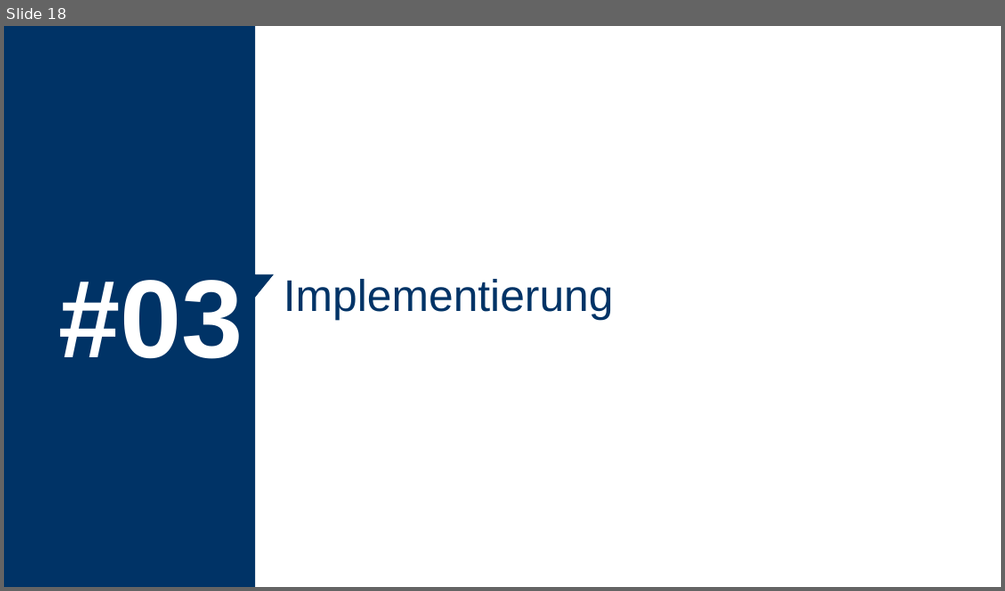
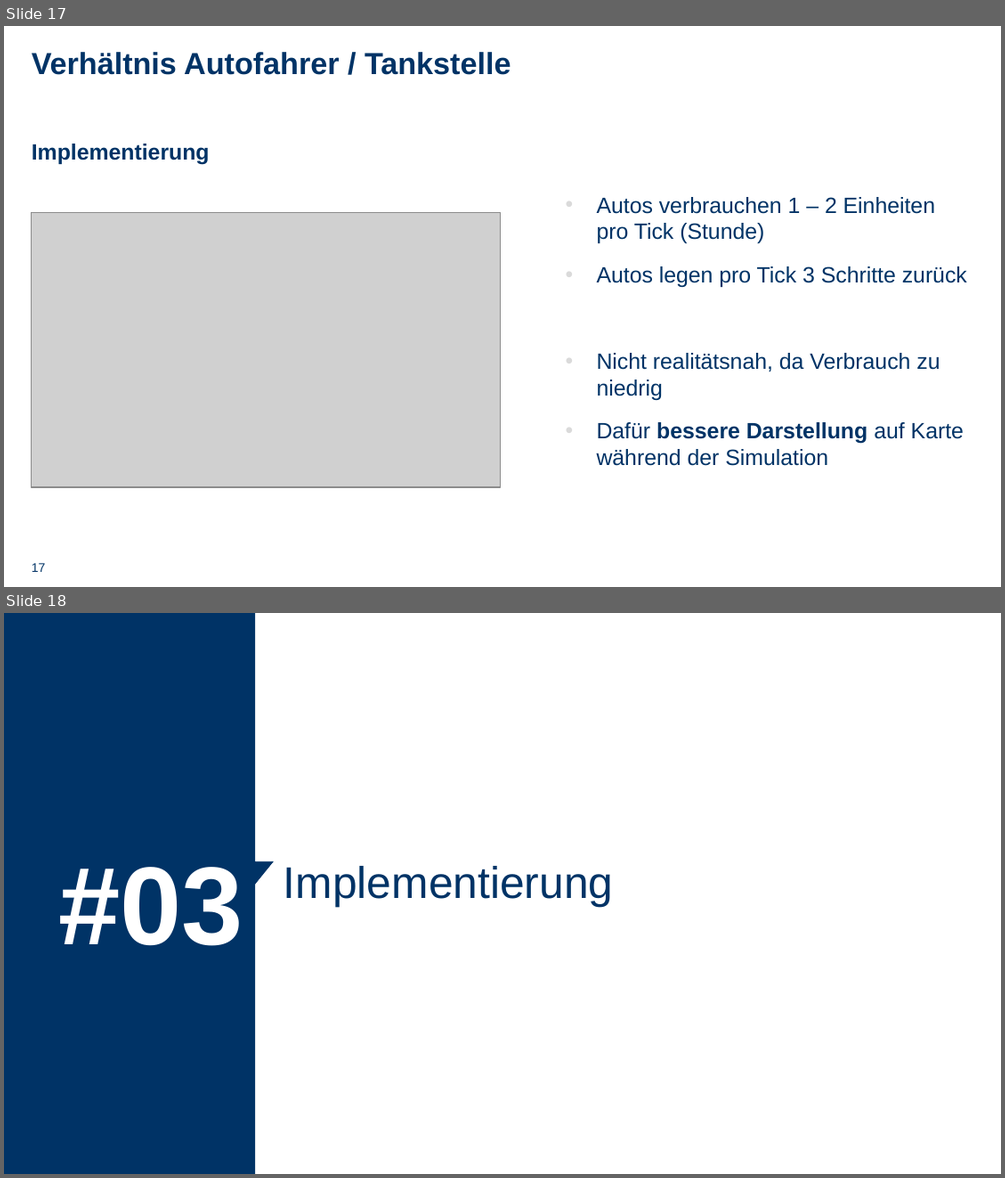
Before and after one commit to Shark919/Metaheuristiken, a slide deck: presentations/simulation/TankstellenSimulation.pptx. Shown one above the other, each under a label of ours: slide 18 before the commit, slides 17 and 18 after it. The pictures are 1005x591 and 1005x1178 pixels, drawn with LibreOffice and Linux fonts; fonts in the diff are those of the drawing; grey boxes stand for pictures. Boxes give left, top, right and bottom in pixels: in the first picture for what was removed or moved away, otherwise in the second. Text is boxed around its words. In the diff, an @@ line names an element or a change of style, - is before the commit and + after.

```diff
--- a/presentations/simulation/TankstellenSimulation.pptx
+++ b/presentations/simulation/TankstellenSimulation.pptx
@@ slide 17 added at [4, 26, 1001, 587], background #FFFFFF @@
@@ title added at [32, 52, 510, 75], 22 pt, text #003366, bold @@
+Verhältnis Autofahrer / Tankstelle
@@ text added at [32, 143, 210, 165], 16 pt, text #003366, bold @@
+Implementierung
@@ picture added at [32, 212, 502, 488] @@
@@ text added at [597, 197, 967, 466], 16 pt, text #003366 @@
+• Autos verbrauchen 1 – 2 Einheiten pro Tick (Stunde)
+• Autos legen pro Tick 3 Schritte zurück
+• Nicht realitätsnah, da Verbrauch zu niedrig
+• Dafür bessere Darstellung auf Karte während der Simulation
@@ page number added at [32, 563, 46, 572], 9 pt, text #003366 @@
+17
```
Also in this commit, not shown: 2 slides changed, 3 other slides added, 4 slides removed, 2 other files.
